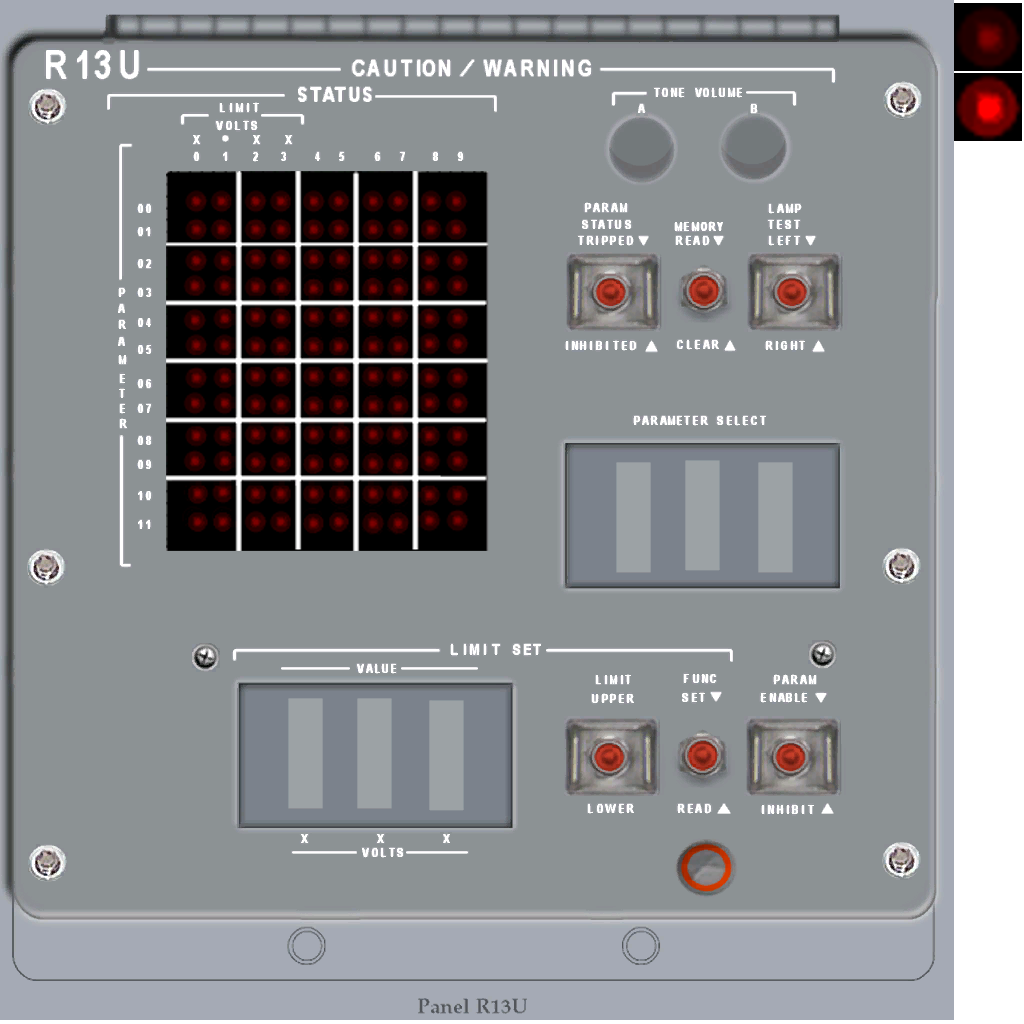
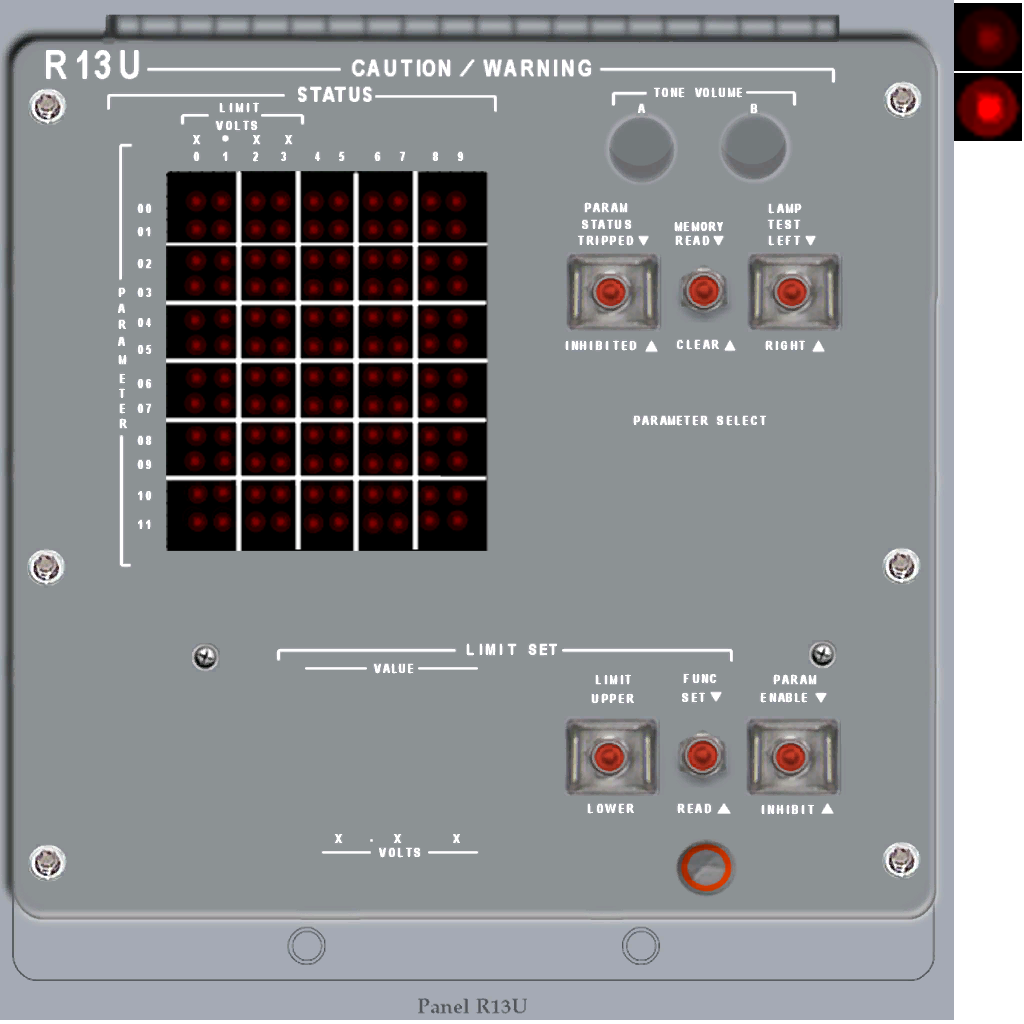
Revision of a layered (1024, 1024) image; what changed, layer by layer:
painted on "panelR13U.dds" over box(230, 436, 846, 858)
